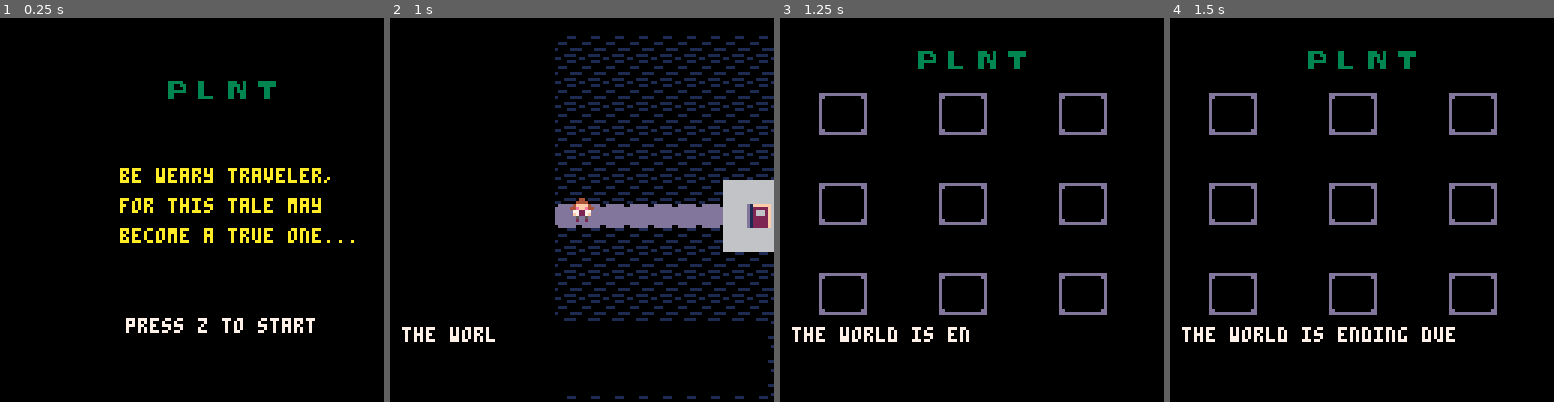
Above: before the commit, frames 1-4 (left to right).
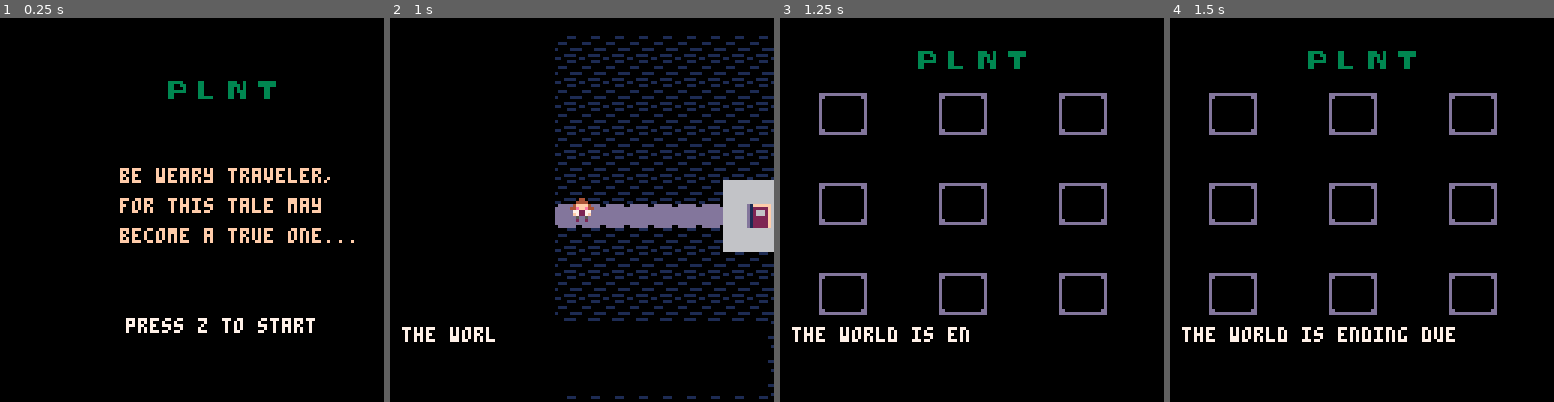
Above: after the commit, the same moments.

Repository: chelhuff/plnt
Game: PICO-8 cartridge plnt.p8
The game is run twice, just before and just after one commit, with the same random seed, the same clock (stepped at 60 frames per second) and the same inputs.
Inputs:
- Up to frame 1 (0.25 s): no input
- Up to frame 2 (1 s): tap X (X key) at 0.33 s; tap O (Z key) at 0.7 s
- Up to frame 3 (1.25 s): tap X (X key) at 1.07 s
- Up to frame 4 (1.5 s): no input

The runs differ from the first frame. In frame 1, 2.7% of the frame differs, in the area x 31-93%, y 39-59%; in frame 2, nothing differs; in frame 3, nothing differs; in frame 4, nothing differs.

Commit message:
how peachy

Diff:
--- a/plnt.p8
+++ b/plnt.p8
@@ -361,9 +361,9 @@
     spr(55, 85, 20)
 
     --draw plot text
-    print("be weary traveler, ", 40, 50, 10)
-    print("for this tale may ", 40, 60, 10)
-    print("become a true one...", 40, 70, 10) --8+(t/4)%8)
+    print("be weary traveler, ", 40, 50, 15)
+    print("for this tale may ", 40, 60, 15)
+    print("become a true one...", 40, 70, 15) --8+(t/4)%8)
 
     --user instructions
     print("press z to start", 42, 100, 7)
